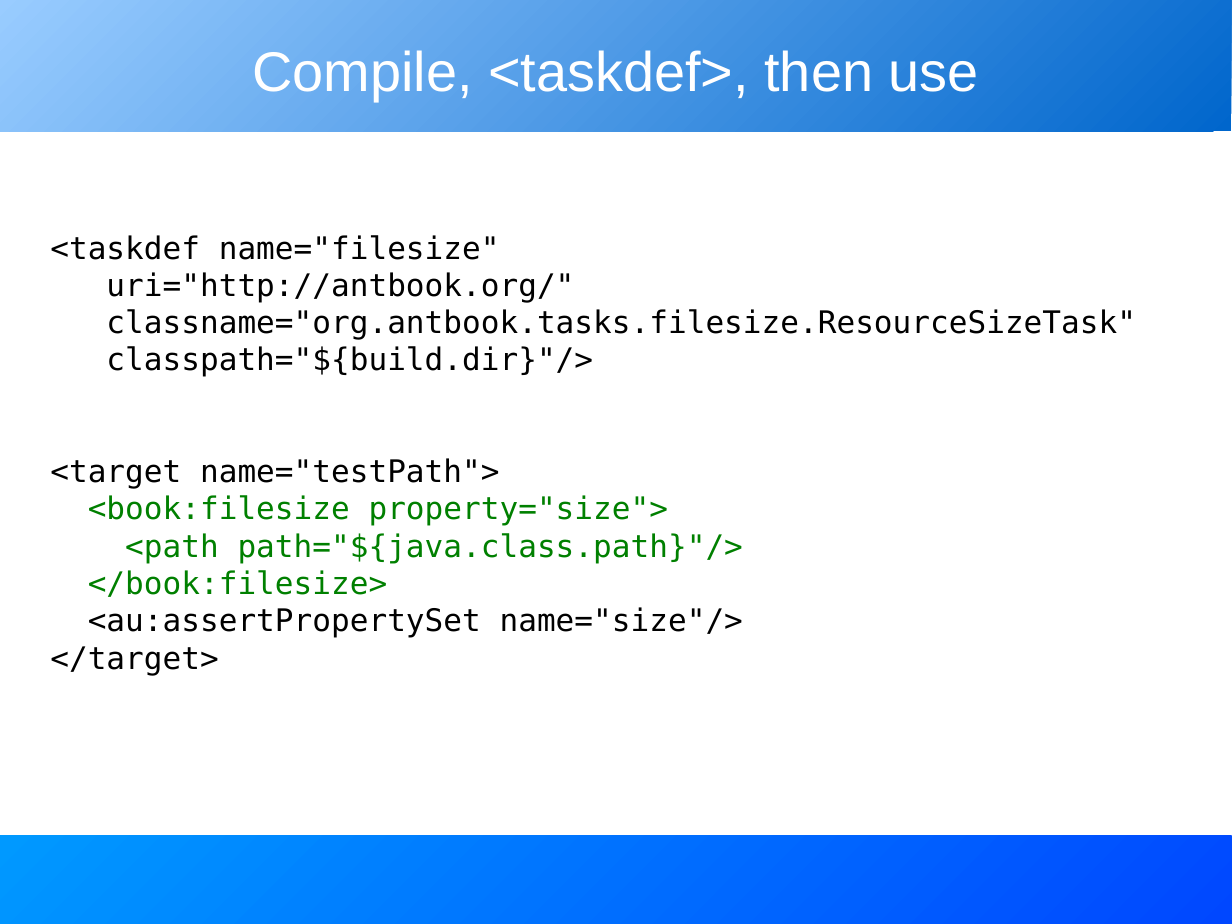
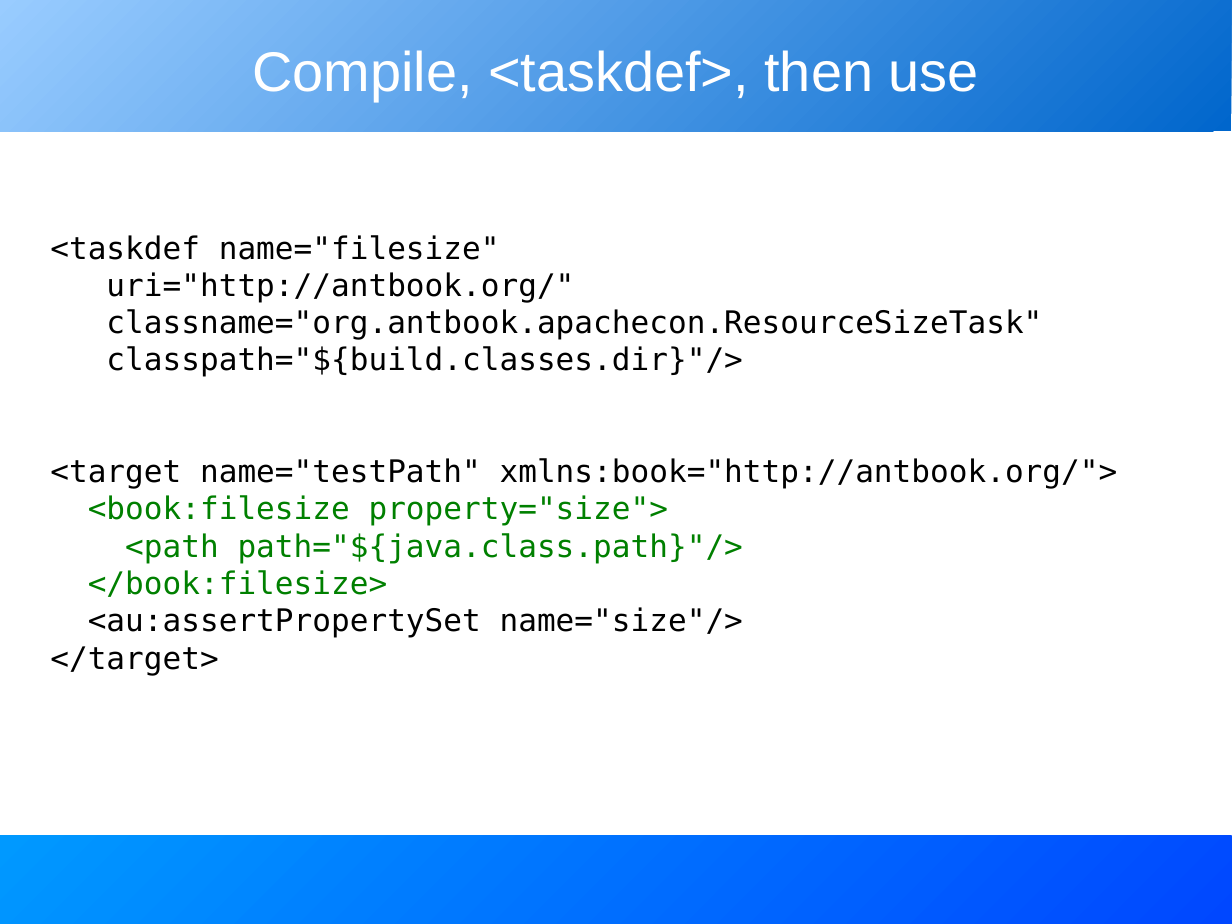
Before and after one commit to BeatrizTercero/repoSvnAnt, a slide deck: slide 20 of core/trunk/docs/slides/extending_ant.odp (slide 21 before the commit). Drawn at 1232x924 pixels with LibreOffice and Linux fonts; fonts in the diff are those of the drawing. Boxes give left, top, right and bottom in pixels: in the first picture for what was removed or moved away, otherwise in the second. Text is boxed around its words. In the diff, an @@ line names an element or a change of style, - is before the commit and + after.

```diff
--- a/core/trunk/docs/slides/extending_ant.odp
+++ b/core/trunk/docs/slides/extending_ant.odp
@@ text at <box>50,309,1118,489</box>: text changed @@
-classname="org.antbook.tasks.filesize.ResourceSizeTask"
-classpath="${build.dir}"/>
-<target name="testPath">
+classname="org.antbook.apachecon.ResourceSizeTask"
+classpath="${build.classes.dir}"/>
+<target name="testPath" xmlns:book="http://antbook.org/">
```
Also in this commit, not shown: 21 other slides changed, 1 slide added, 1 slide removed.
